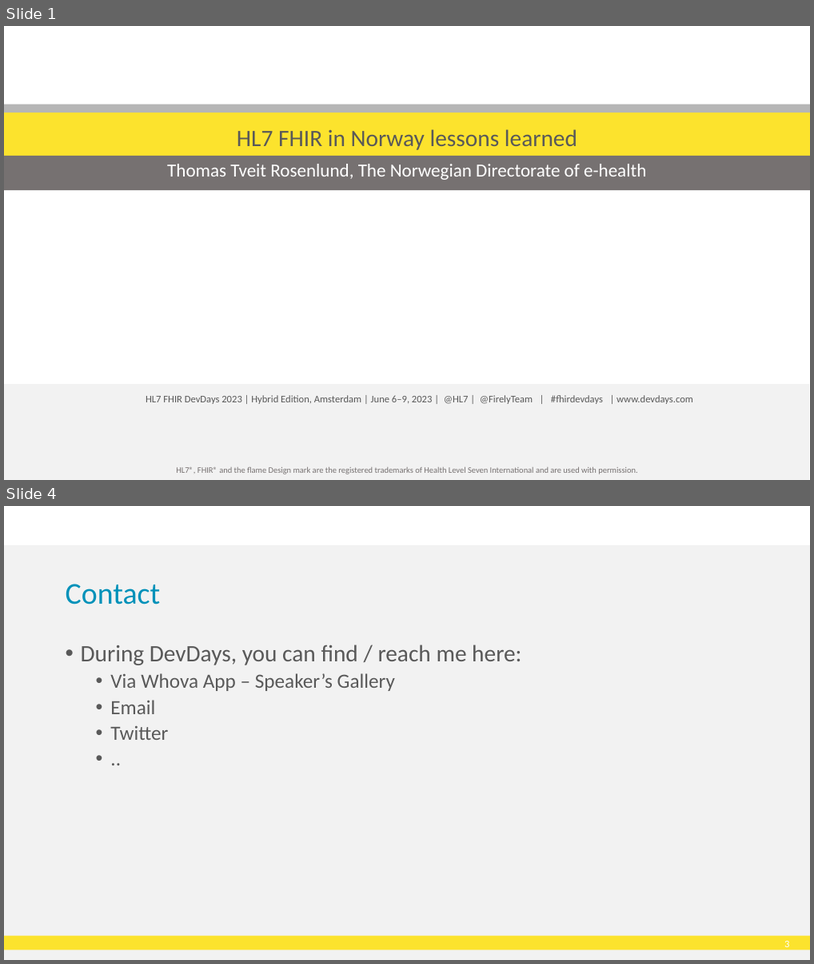
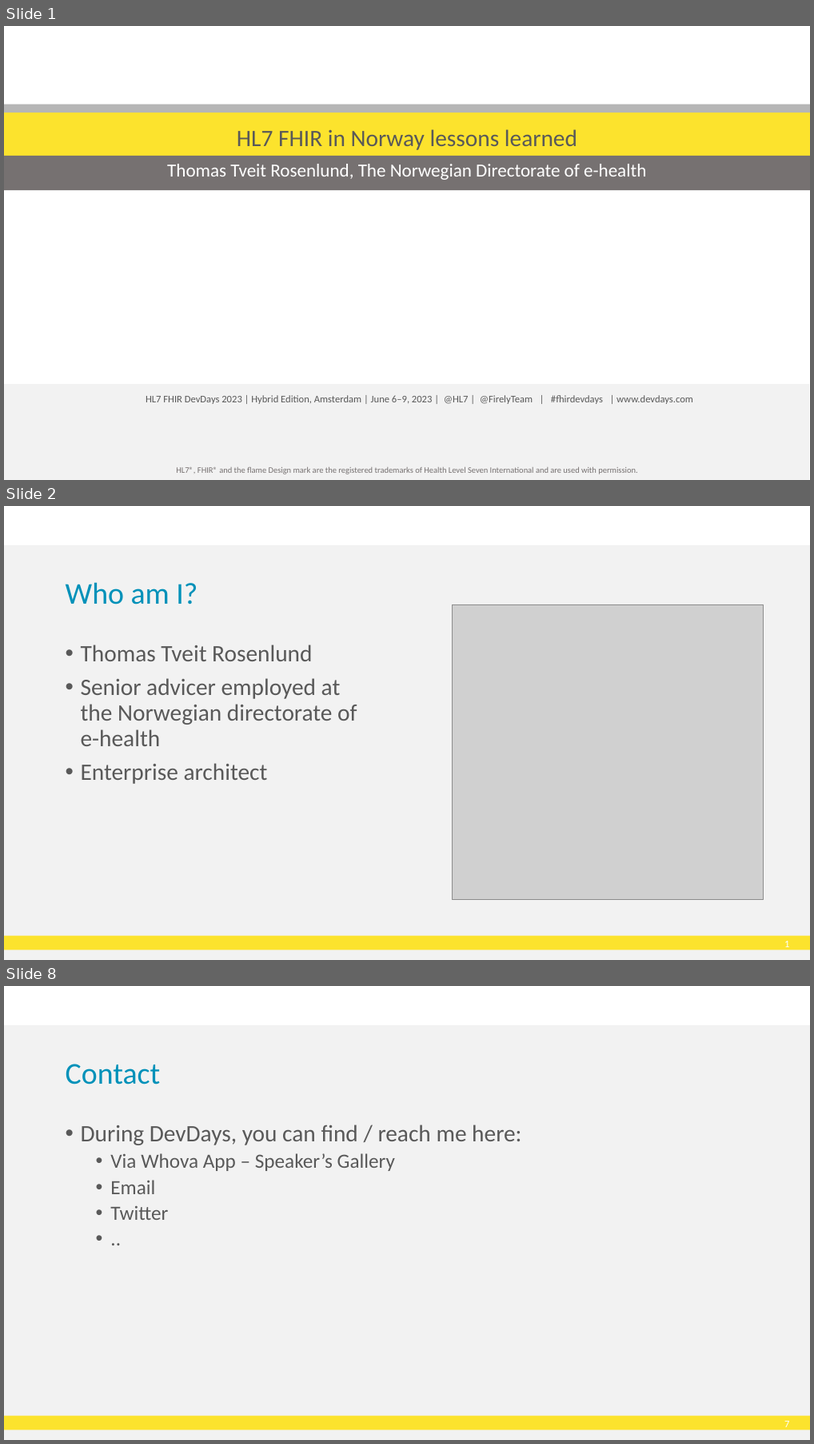
Before and after one commit to HL7Norway/best-practice, a slide deck: docs/presentasjoner/DD23_CT_230508_Thomas_Tveit_Rosenlund_FHIR-in-Norway.pptx. Shown one above the other, each under a label of ours: slides 1 and 4 before the commit, slides 1, 2 and 8 after it; the slides between them are not shown. The pictures are 814x964 and 814x1444 pixels, drawn with LibreOffice and Linux fonts; fonts in the diff are those of the drawing; grey boxes stand for pictures; background and template pictures are left out. Boxes give left, top, right and bottom in pixels: in the first picture for what was removed or moved away, otherwise in the second. Text is boxed around its words. In the diff, an @@ line names an element or a change of style, - is before the commit and + after.

```diff
--- a/docs/presentasjoner/DD23_CT_230508_Thomas_Tveit_Rosenlund_FHIR-in-Norway.pptx
+++ b/docs/presentasjoner/DD23_CT_230508_Thomas_Tveit_Rosenlund_FHIR-in-Norway.pptx
@@ slide 2 added at (4, 506, 810, 960), background #FFFFFF; not listed: 3 template elements that a slide beside it also shows @@
@@ title added at (66, 582, 198, 604), 36 pt, text #0091B9 @@
+Who am I?
@@ picture added at (452, 604, 764, 900) @@
@@ text added at (81, 644, 357, 784), 28 pt, text #595959 @@
+• Thomas Tveit Rosenlund
+• Senior advicer employed at the Norwegian directorate of e-health
+• Enterprise architect
@@ what was slide 4 is now slide 8 @@
@@ page number at (785, 1420, 790, 1427): text changed @@
-3
+7
```
Also in this commit, not shown: 5 other slides added, 2 slides removed.
